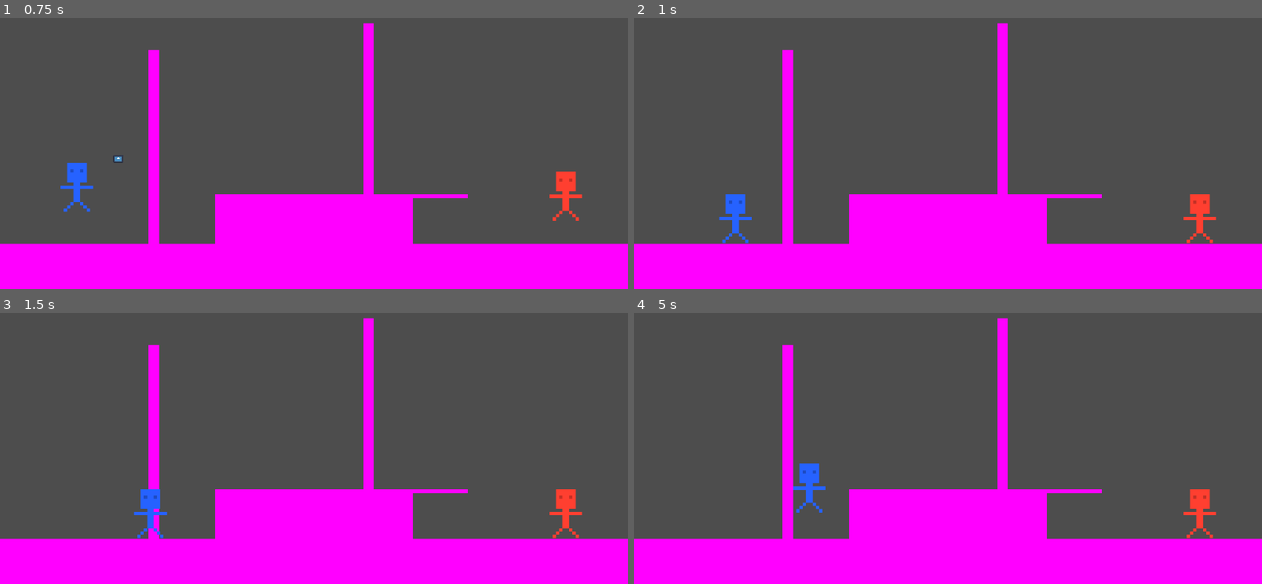
Above: before the commit, frames 1-4 (two rows, left to right).
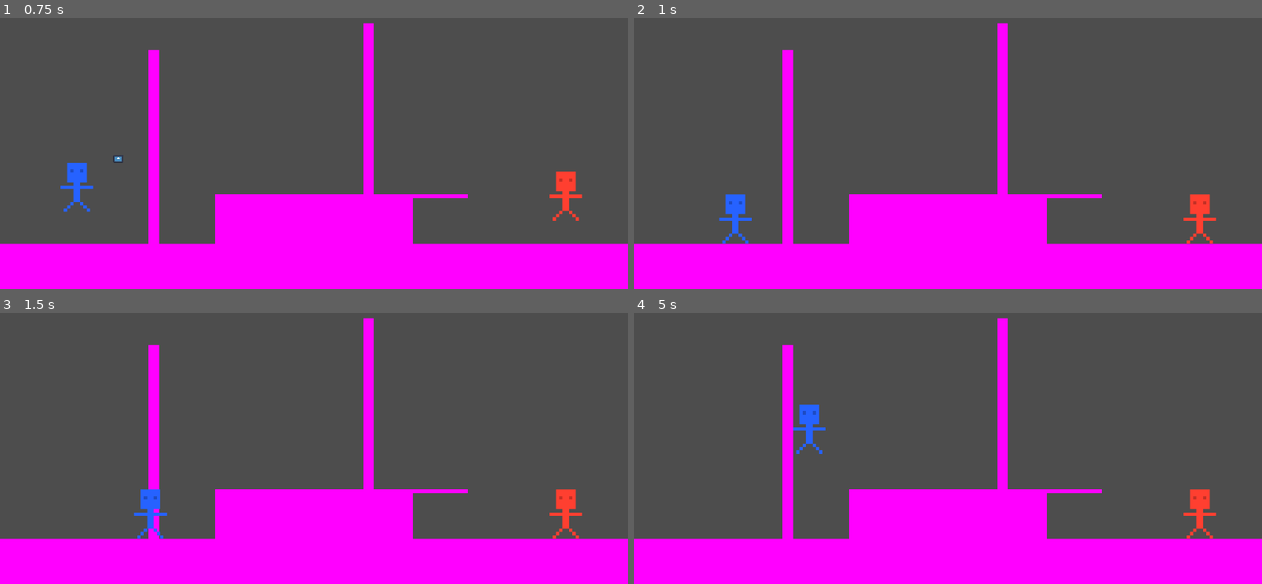
Above: after the commit, the same moments.

Repository: Fezezen/GGJ2024
Game: Godot game, scene res://Levels/TestScene.tscn
Two runs of this game, one before a commit and one after it. Both use one fixed random seed, a clock stepped at 60 frames per second and the inputs below. Before the commit the project starts from res://TestScene.tscn. The engine's default icon, where the game draws it, is replaced by a stand-in: a white triangle on a blue panel in a dark square.
Inputs:
- Up to frame 1 (0.75 s): hold D (p1_move_right) from 0.53 s (still down); tap S (p1_shoot) at 0.6 s
- Up to frame 2 (1 s): keep holding D (p1_move_right); tap W (p1_jump) at 0.77 s
- Up to frame 3 (1.5 s): keep holding D (p1_move_right); tap S (p1_shoot) at 1.35 s
- Up to frame 4 (5 s): tap W (p1_jump) at 1.52, 3.02, 3.77, 4.52 s; release D (p1_move_right) at 2.03 s; hold A (p1_move_left) 2.03-2.78 s; tap S (p1_shoot) every 0.75 s from 2.1 to 4.35 s; tap Enter at 2.75 s; hold D (p1_move_right) 2.78-4.28 s; hold A (p1_move_left) from 4.28 s (still down)

Frame 1 is identical in both runs. In frame 2, 0.1% of the frame differs, in the area x 13-93%, y 65-84%; in frame 3, 0.1%; in frame 4, 0.9%, in the area x 25-93%, y 33-84%.

Commit message:
Scrapped locational damage. players use a single collider

Diff:
--- a/Prefabs/PlayerBase.tscn
+++ b/Prefabs/PlayerBase.tscn
@@ -7,53 +7,9 @@
 [ext_resource type="Texture2D" uid="uid://dnabve7u0p7d3" path="res://Sprites/PlayerArm.png" id="4_roy3d"]
 [ext_resource type="Texture2D" uid="uid://e5twtnq8ypge" path="res://Sprites/PlayerLeg.png" id="5_byyaa"]
 
-[sub_resource type="RectangleShape2D" id="RectangleShape2D_d7clb"]
-size = Vector2(6, 6)
-
-[sub_resource type="RectangleShape2D" id="RectangleShape2D_ih0wy"]
-size = Vector2(2, 6)
-
-[sub_resource type="RectangleShape2D" id="RectangleShape2D_ybxqx"]
-size = Vector2(4, 1)
-
-[sub_resource type="RectangleShape2D" id="RectangleShape2D_vqqh7"]
-size = Vector2(4, 1)
-
-[sub_resource type="CapsuleShape2D" id="CapsuleShape2D_7qhng"]
-radius = 8.83883
-height = 45.9619
-
 [node name="Player" type="CharacterBody2D"]
 script = ExtResource("1_2fn33")
 Bullet = ExtResource("2_8gvi0")
-
-[node name="Collision_Head" type="CollisionShape2D" parent="."]
-position = Vector2(0, -4)
-shape = SubResource("RectangleShape2D_d7clb")
-
-[node name="Collision_Body" type="CollisionShape2D" parent="."]
-position = Vector2(0, 2)
-shape = SubResource("RectangleShape2D_ih0wy")
-
-[node name="Collision_LeftArm" type="CollisionShape2D" parent="."]
-position = Vector2(-3, 0.5)
-shape = SubResource("RectangleShape2D_ybxqx")
-
-[node name="Collision_RightArm" type="CollisionShape2D" parent="."]
-position = Vector2(3, 0.5)
-shape = SubResource("RectangleShape2D_vqqh7")
-
-[node name="Collision_LeftLeg" type="CollisionShape2D" parent="."]
-position = Vector2(-2.485, 6.5)
-rotation = 0.785398
-scale = Vector2(0.08, 0.092)
-shape = SubResource("CapsuleShape2D_7qhng")
-
-[node name="Collision_RightLeg" type="CollisionShape2D" parent="."]
-position = Vector2(2.485, 6.5)
-rotation = -0.785398
-scale = Vector2(0.08, 0.092)
-shape = SubResource("CapsuleShape2D_7qhng")
 
 [node name="Bullet_Left" type="Marker2D" parent="."]
 position = Vector2(-5, 0)
@@ -87,3 +43,8 @@
 [node name="Sprite_LegRight" type="Sprite2D" parent="Sprites"]
 position = Vector2(2.5, 6.5)
 texture = ExtResource("5_byyaa")
+
+[node name="CollisionPolygon2D" type="CollisionPolygon2D" parent="."]
+position = Vector2(0, 7)
+scale = Vector2(1, 1.12)
+polygon = PackedVector2Array(-3, -12.5, 3, -12.5, 3, -6.25001, 5, -6.25001, 5, -5.35715, 1, -5.35715, 1, -1.78572, 4, -1.78572, 4, 0.892858, -4, 0.892858, -4, -1.78572, -1, -1.78572, -1, -5.35715, -5, -5.35715, -5, -6.25001, -3, -6.25001)
--- a/Prefabs/player1.tscn
+++ b/Prefabs/player1.tscn
@@ -1,7 +1,7 @@
 [gd_scene load_steps=3 format=3 uid="uid://dky3k75q8h8md"]
 
 [ext_resource type="PackedScene" uid="uid://bjk3gltcqg6gj" path="res://Prefabs/PlayerBase.tscn" id="1_rdvlj"]
-[ext_resource type="Resource" uid="uid://cslgfcoofcsa4" path="res://player_1_controls.tres" id="2_jk722"]
+[ext_resource type="Resource" uid="uid://cslgfcoofcsa4" path="res://Resources/player_1_controls.tres" id="2_jk722"]
 
 [node name="Player" instance=ExtResource("1_rdvlj")]
 scale = Vector2(10, 10)
--- a/Prefabs/player2.tscn
+++ b/Prefabs/player2.tscn
@@ -1,7 +1,7 @@
 [gd_scene load_steps=3 format=3 uid="uid://cg62rpkhgdts7"]
 
 [ext_resource type="PackedScene" uid="uid://bjk3gltcqg6gj" path="res://Prefabs/PlayerBase.tscn" id="1_mgcbi"]
-[ext_resource type="Resource" uid="uid://bi7sp66ts6sy3" path="res://player_2_controls.tres" id="2_4hmo5"]
+[ext_resource type="Resource" uid="uid://bi7sp66ts6sy3" path="res://Resources/player_2_controls.tres" id="2_4hmo5"]
 
 [node name="Player" instance=ExtResource("1_mgcbi")]
 scale = Vector2(10, 10)
--- a/player_1_controls.tres
+++ b/Resources/player_1_controls.tres
@@ -1,6 +1,6 @@
 [gd_resource type="Resource" script_class="PlayerControls" load_steps=2 format=3 uid="uid://cslgfcoofcsa4"]
 
-[ext_resource type="Script" path="res://PlayerControls.gd" id="1_b1dju"]
+[ext_resource type="Script" path="res://Scripts/PlayerControls.gd" id="1_b1dju"]
 
 [resource]
 script = ExtResource("1_b1dju")
--- a/player_2_controls.tres
+++ b/Resources/player_2_controls.tres
@@ -1,6 +1,6 @@
 [gd_resource type="Resource" script_class="PlayerControls" load_steps=2 format=3 uid="uid://bi7sp66ts6sy3"]
 
-[ext_resource type="Script" path="res://PlayerControls.gd" id="1_evm4r"]
+[ext_resource type="Script" path="res://Scripts/PlayerControls.gd" id="1_evm4r"]
 
 [resource]
 script = ExtResource("1_evm4r")
--- a/project.godot
+++ b/project.godot
@@ -11,7 +11,7 @@
 [application]
 
 config/name="GGJ2024"
-run/main_scene="res://TestScene.tscn"
+run/main_scene="res://Levels/TestScene.tscn"
 config/features=PackedStringArray("4.2", "Forward Plus")
 config/icon="res://Sprites/Anger.png"
 
Not shown: 2 places in Levels/TestScene.tscn that only renumber resources
Not shown: 1 places in Prefabs/PlayerBase.tscn that only renumber resources
Renamed: PlayerControls.gd -> Scripts/PlayerControls.gd
